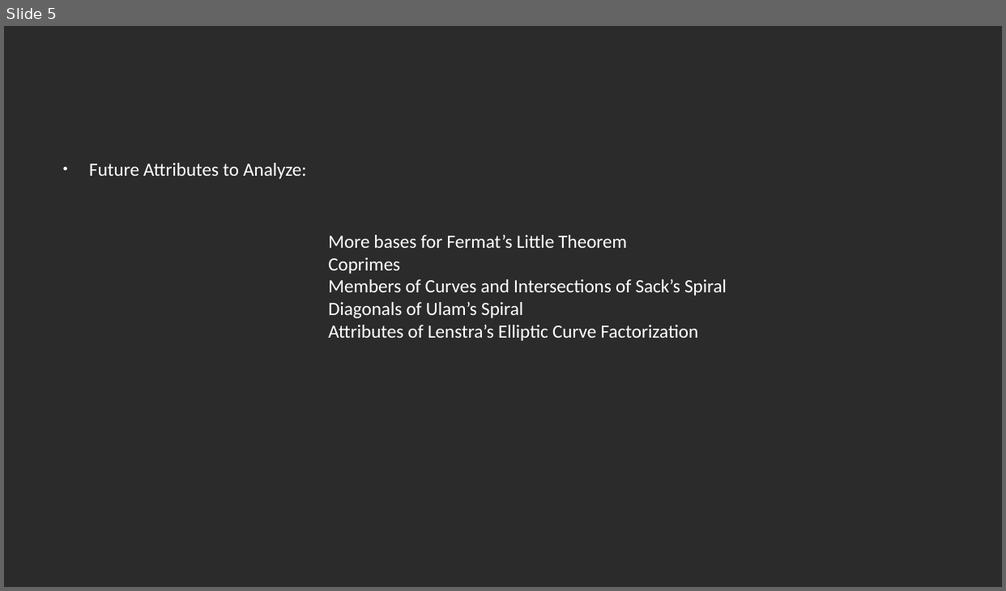
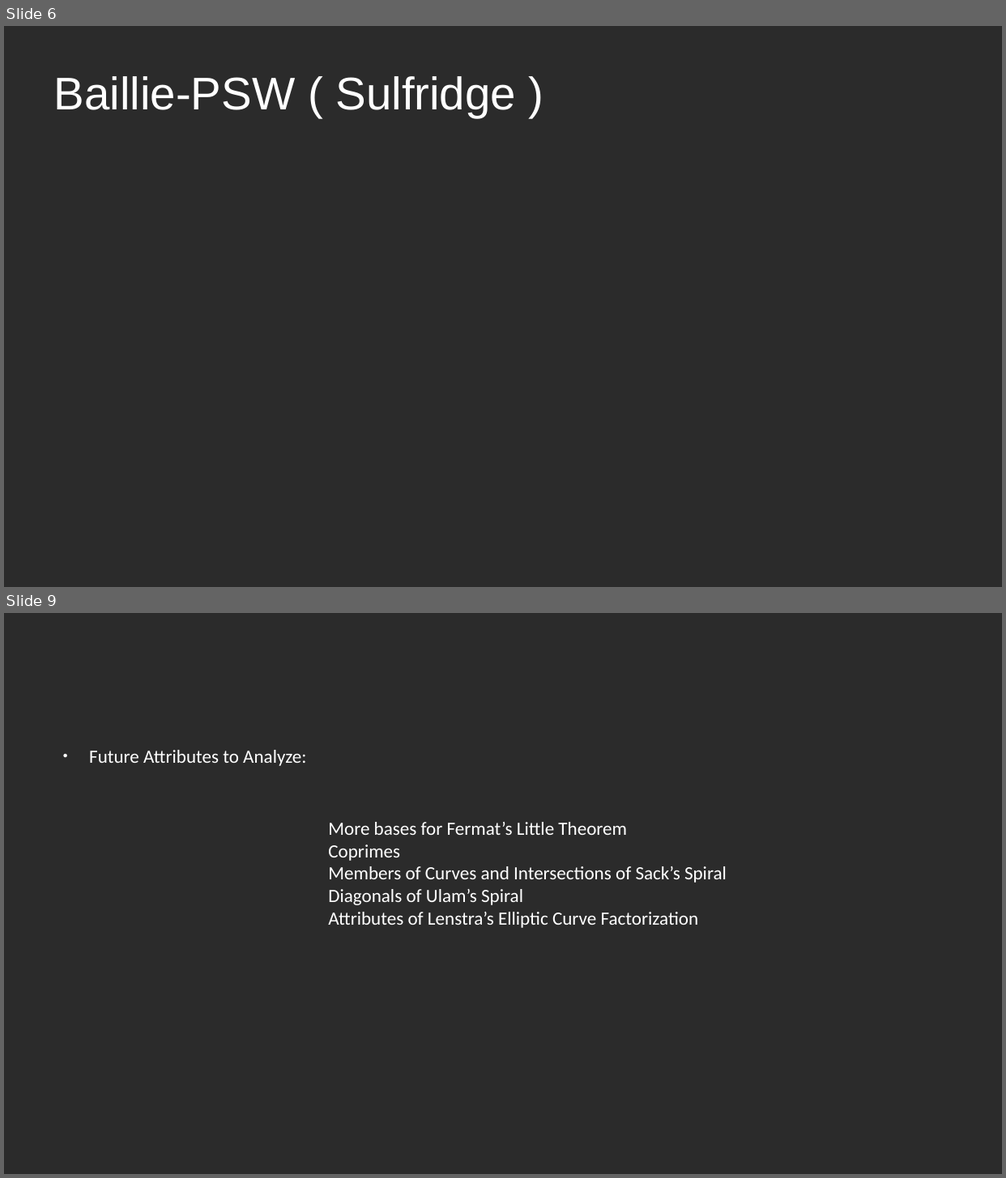
Before and after one commit to rohansaha/CSC-635-Data-Mining-, a slide deck: Classifying natural numbers.pptx. Shown one above the other, each under a label of ours: slide 5 before the commit, slides 6 and 9 after it; the slides between them are not shown. The pictures are 1006x591 and 1006x1178 pixels, drawn with LibreOffice and Linux fonts; fonts in the diff are those of the drawing; grey boxes stand for pictures; background and template pictures are left out; a plain dark background stands for a picture behind light text. Boxes give left, top, right and bottom in pixels: in the first picture for what was removed or moved away, otherwise in the second. Text is boxed around its words. In the diff, an @@ line names an element or a change of style, - is before the commit and + after.

```diff
--- a/Classifying natural numbers.pptx
+++ b/Classifying natural numbers.pptx
@@ slide 6 added at box(4, 26, 1002, 587), background picture (left out) @@
@@ title added at box(54, 76, 516, 118), 44 pt, text #FFFFFF @@
+Baillie-PSW ( Sulfridge )
@@ what was slide 5 is now slide 9 @@
```
Also in this commit, not shown: 3 slides changed, 5 other slides added, 2 slides removed.
